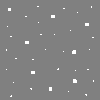
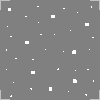
Revision of a layered 100 x 100 image; what changed, layer by layer:
added layer "Ebene #1" (50%) above "Ebene" over 0, 0, 100, 100
